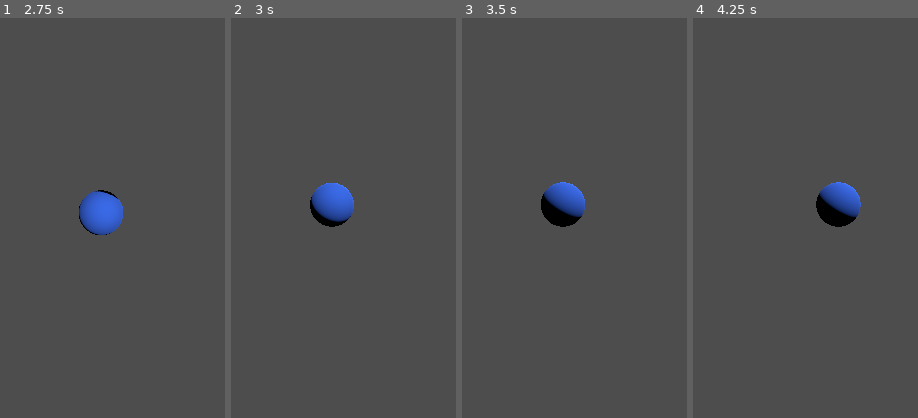
Above: before the commit, frames 1-4 (left to right).
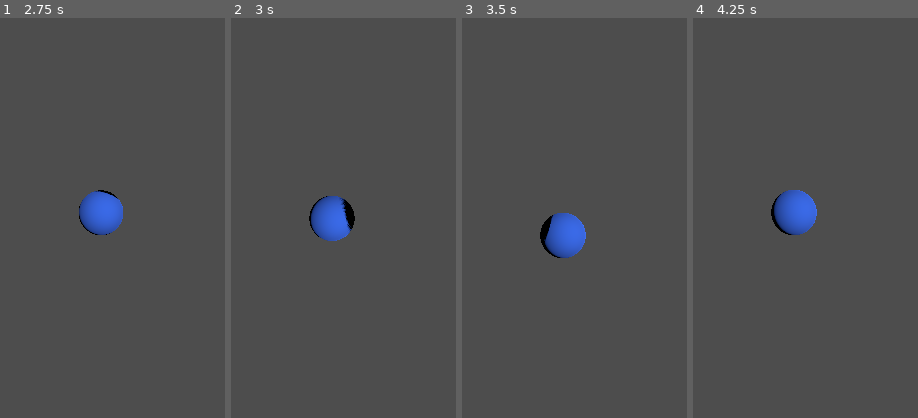
Above: after the commit, the same moments.

Repository: Dominic339/Shared-Skies
Game: Godot game, scene res://scenes/Main.tscn
The game is run twice, just before and just after one commit, with the same random seed, the same clock (stepped at 60 frames per second) and the same inputs.
Inputs (mouse positions are % of the whole screen's width and height, from its top left):
- Up to frame 1 (2.75 s): click (14, 3) at 0.52 s; type "12" at 0.6 s; click (14, 5) at 0.75 s; type "12" at 0.83 s; click "Set Position" at 1.25 s; tap Enter at 2 s; move the mouse to (72, 45) at 2.02 s; hold D from 2.03 s (still down); click (72, 45) at 2.17 s
- Up to frame 2 (3 s): release D at 2.75 s; tap Space at 2.75 s; drag from (30, 55) to (45, 70) at 2.77 s
- Up to frame 3 (3.5 s): no input
- Up to frame 4 (4.25 s): tap Enter at 3.5 s; move the mouse to (60, 28) at 3.52 s; hold D from 3.53 s (still down)
The pictures show only the part of the screen within x 28-78%, y 24-74%; the shares and areas given below are measured in that part.

Frame 1 is identical in both runs. In frame 2, 2.2% of the frame differs, in the area x 34-56%, y 41-56%; in frame 3, 3.2%; in frame 4, 3.5%, in the area x 34-75%, y 41-55%.

Commit message:
Flip vertical drag direction on the orbit camera
Was inverted from the expected feel -- dragging down now tilts
further overhead, dragging up brings it back toward eye level.

Co-Authored-By: Claude Sonnet 5 <noreply@anthropic.com>
Claude-Session: https://claude.ai/code/session_01AHmiCVGuG2bKpEKrF4VL2r

Diff:
--- a/client/scripts/orbit_camera.gd
+++ b/client/scripts/orbit_camera.gd
@@ -43,10 +43,10 @@
 
 func _apply_drag(relative: Vector2) -> void:
 	yaw_degrees -= relative.x * drag_degrees_per_pixel
-	# Dragging up tilts the camera further overhead (higher pitch);
-	# dragging down brings it back toward eye level.
+	# Dragging down tilts the camera further overhead (higher pitch);
+	# dragging up brings it back toward eye level.
 	pitch_degrees = clampf(
-		pitch_degrees - relative.y * drag_degrees_per_pixel, MIN_PITCH_DEGREES, MAX_PITCH_DEGREES
+		pitch_degrees + relative.y * drag_degrees_per_pixel, MIN_PITCH_DEGREES, MAX_PITCH_DEGREES
 	)
 
 
